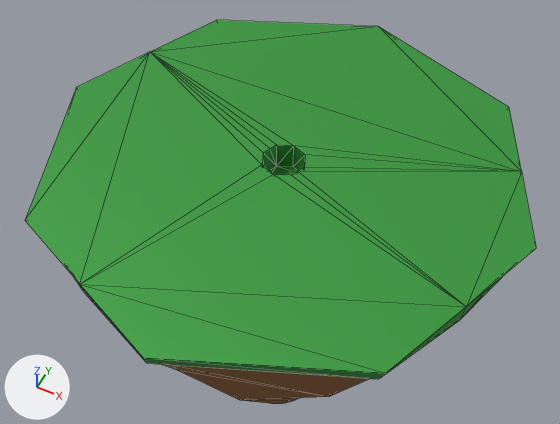
What one commit did to the glTF model public/floating_island_3.glb.
Both versions are drawn from a 50 mm lens placed at (0.967, -1.967, 3.143), pointed at (-0.154, 0.275, 0.34). Arrows for +X, +Y and +Z are at lower left; the lights stay in place. Mesh edges are drawn as thin lines. Where no turn or scale is listed for an object, it has been applied to the vertices. Vertices at the same position are counted once.

The scene before the commit, as lines of its bpy script (objects in view):
```python
mat_grass = principled_material('grass')
mat_grass.base_color = (0.0487, 0.352, 0.0569)  # green #3ea043
mat_grass.metallic = 0.4
mat_grass.roughness = 0.577
me_islandsmall = bpy.data.meshes.new('IslandSmall')
me_islandsmall.from_pydata(...)  # 87 vertices, 170 faces; spans x -1.0..1.0, y -1.0..1.0, z -0.88..1.0
# faces by material slot: [94, 76]
me_islandsmall.materials.append(mat_grass)  # green #3ea043
me_islandsmall.materials.append(mat_dirt)  # brown #97673b
ob_islandsmall = bpy.data.objects.new('IslandSmall', me_islandsmall)
ob_islandsmall.location = (0.0, 0.0, 0.0)
```
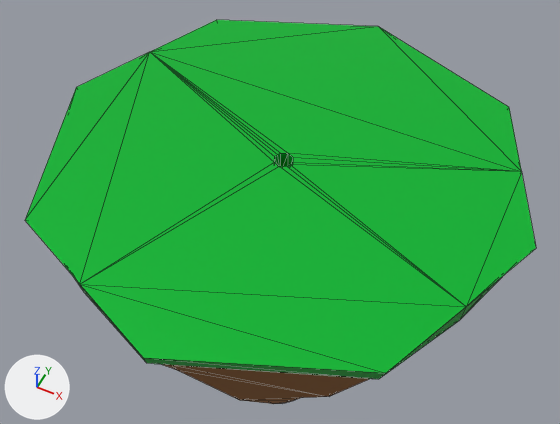
Patch to the scene script:
```diff
--- a/public/floating_island_3.glb.py
+++ b/public/floating_island_3.glb.py
@@ mat_grass @@
 mat_grass = principled_material('grass')
-mat_grass.base_color = (0.0487, 0.352, 0.0569)  # green #3ea043
+mat_grass.base_color = (0.0, 0.57, 0.0399)  # green #00c738
 mat_grass.metallic = 0.4
@@ me_islandsmall @@
 me_islandsmall.from_pydata(...)  # 87 vertices, 170 faces; spans x -1.0..1.0, y -1.0..1.0, z -0.88..1.0
 # used by ob_islandsmall; location = (0.0, 0.0, 0.0)
-me_islandsmall.vertices[0].co = (0.0, 0.09, 0.88)  # pixel (293, 166)
-me_islandsmall.vertices[1].co = (0.06, 0.06, 0.88)
-me_islandsmall.vertices[2].co = (0.09, 0.0, 0.88)
-me_islandsmall.vertices[3].co = (0.06, -0.06, 0.88)
-me_islandsmall.vertices[4].co = (0.0, -0.09, 0.88)
-me_islandsmall.vertices[5].co = (-0.06, -0.06, 0.88)
-me_islandsmall.vertices[6].co = (-0.09, 0.0, 0.88)
-me_islandsmall.vertices[7].co = (-0.06, 0.06, 0.88)  # pixel (276, 166)
-me_islandsmall.vertices[44].co = (-0.06, 0.06, 1.0)  # pixel (276, 144)
-me_islandsmall.vertices[45].co = (0.0, 0.09, 1.0)  # pixel (293, 145)
-me_islandsmall.vertices[46].co = (0.06, 0.06, 1.0)  # pixel (305, 154)
-me_islandsmall.vertices[47].co = (-0.08, 0.03, 1.0)  # pixel (270, 148)
-me_islandsmall.vertices[48].co = (-0.09, 0.0, 1.0)  # pixel (263, 152)
-me_islandsmall.vertices[49].co = (0.09, 0.0, 1.0)  # pixel (304, 167)
-me_islandsmall.vertices[50].co = (-0.06, -0.06, 1.0)  # pixel (261, 164)
-me_islandsmall.vertices[51].co = (0.06, -0.06, 1.0)  # pixel (291, 175)
-me_islandsmall.vertices[52].co = (0.08, -0.03, 1.0)  # pixel (297, 171)
-me_islandsmall.vertices[53].co = (0.0, -0.09, 1.0)  # pixel (273, 174)
+# me_islandsmall part 1
+me_islandsmall.vertices[0].co = (0.0, 0.04, 0.88)
+me_islandsmall.vertices[1].co = (0.03, 0.03, 0.88)
+me_islandsmall.vertices[2].co = (0.04, 0.0, 0.88)
+me_islandsmall.vertices[3].co = (0.03, -0.03, 0.88)
+me_islandsmall.vertices[4].co = (0.0, -0.04, 0.88)
+me_islandsmall.vertices[5].co = (-0.03, -0.03, 0.88)
+me_islandsmall.vertices[6].co = (-0.04, 0.0, 0.88)
+me_islandsmall.vertices[7].co = (-0.03, 0.03, 0.88)
+me_islandsmall.vertices[44].co = (-0.03, 0.03, 1.0)  # pixel (280, 153)
+me_islandsmall.vertices[45].co = (-0.04, 0.0, 1.0)  # pixel (274, 156)
+me_islandsmall.vertices[46].co = (-0.03, -0.03, 1.0)  # pixel (274, 162)
+me_islandsmall.vertices[47].co = (0.04, 0.0, 1.0)  # pixel (292, 162)
+me_islandsmall.vertices[48].co = (0.0, 0.04, 1.0)  # pixel (288, 153)
+me_islandsmall.vertices[49].co = (0.0, -0.04, 1.0)  # pixel (279, 166)
+me_islandsmall.vertices[50].co = (0.03, -0.03, 1.0)  # pixel (287, 166)
+me_islandsmall.vertices[51].co = (0.03, 0.03, 1.0)  # pixel (293, 157)
+me_islandsmall.vertices[52].co = (0.03, -0.01, 1.0)  # pixel (290, 164)
+me_islandsmall.vertices[53].co = (-0.03, 0.01, 1.0)  # pixel (277, 154)
 me_islandsmall.materials.append(mat_grass)
```

Boxes [x1, y1, x2, y2] around the edits, measured in the pictures (560 x 424 px; the box of a moved part takes in the faces that stretch with it):
'IslandSmall', recoloured, reshaped: [25, 20, 536, 404] in both
part 1 of me_islandsmall, moved or reshaped: [80, 52, 521, 306] in both
